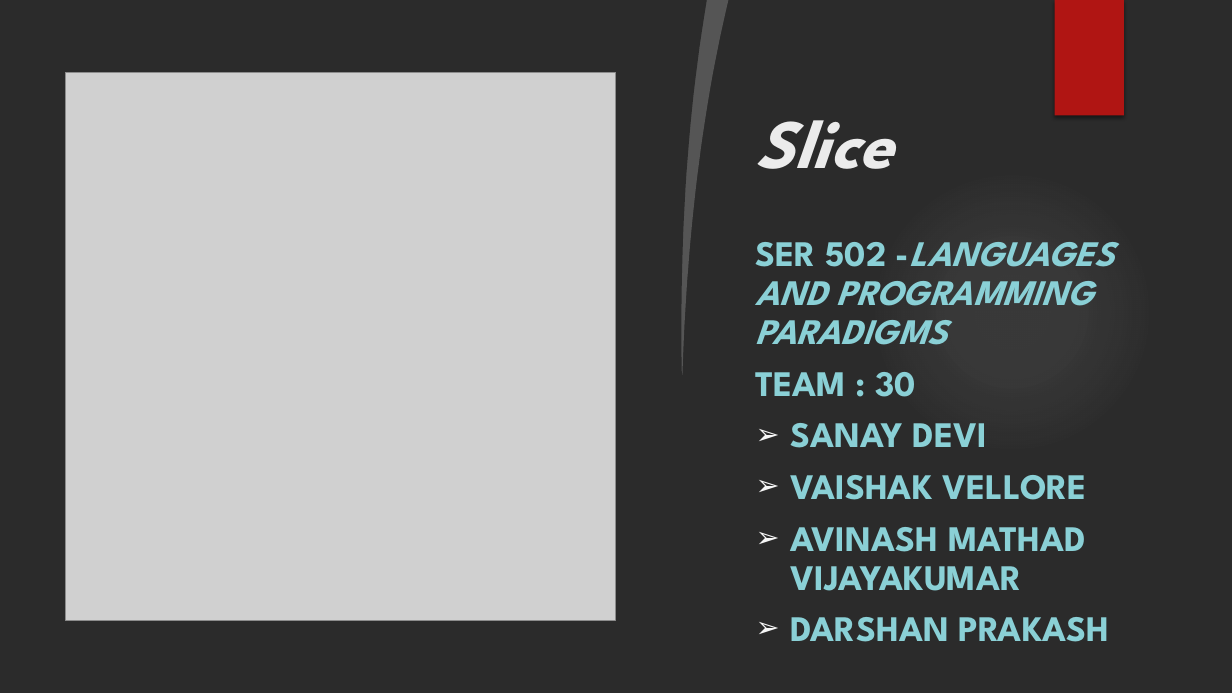
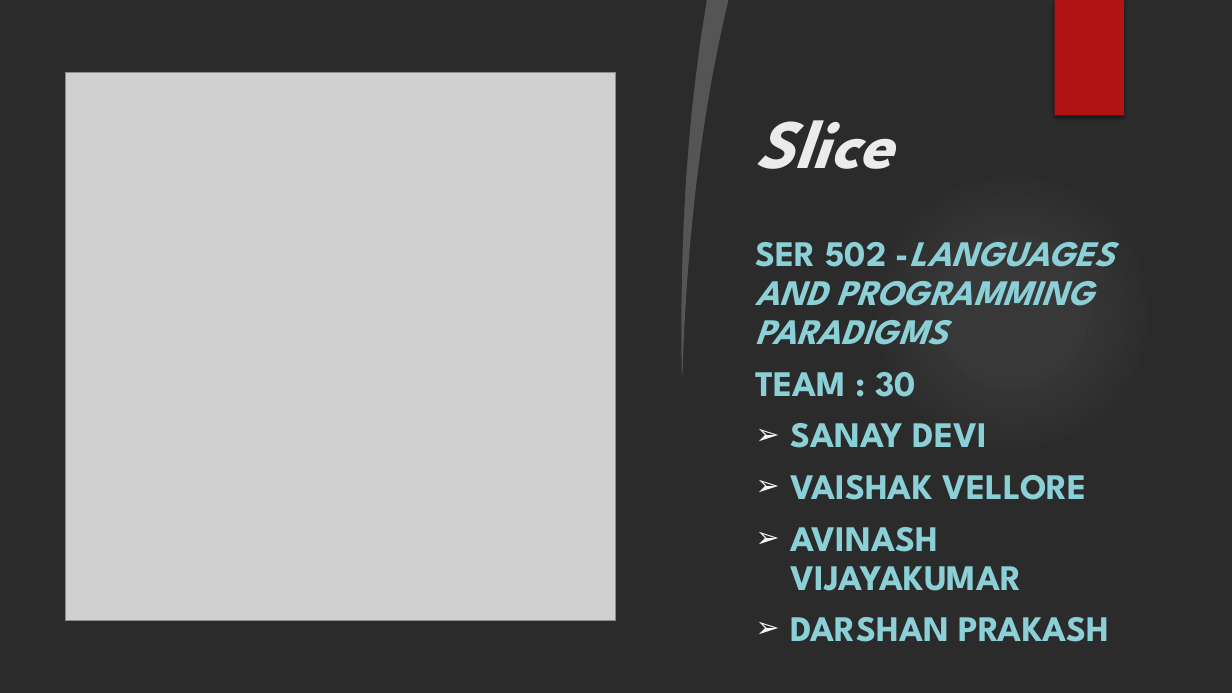
Before and after one commit to AvinashMV/SER502-Spring2018-Team30, a slide deck: slide 1 of doc/Sliceppt.pptx. Drawn at 1232x693 pixels with LibreOffice and Linux fonts; fonts in the diff are those of the drawing; grey boxes stand for pictures; background and template pictures are left out; a plain dark background stands for a picture behind light text. Boxes give left, top, right and bottom in pixels: in the first picture for what was removed or moved away, otherwise in the second. Text is boxed around its words. In the diff, an @@ line names an element or a change of style, - is before the commit and + after.

```diff
--- a/doc/Sliceppt.pptx
+++ b/doc/Sliceppt.pptx
@@ subtitle at <box>790,527,1021,591</box>: text changed @@
-➢ AVINASH MATHAD VIJAYAKUMAR
+➢ AVINASH VIJAYAKUMAR
```
Also in this commit, not shown: 7 other slides changed, 4 slides added, 1 slide removed, 1 other file.
